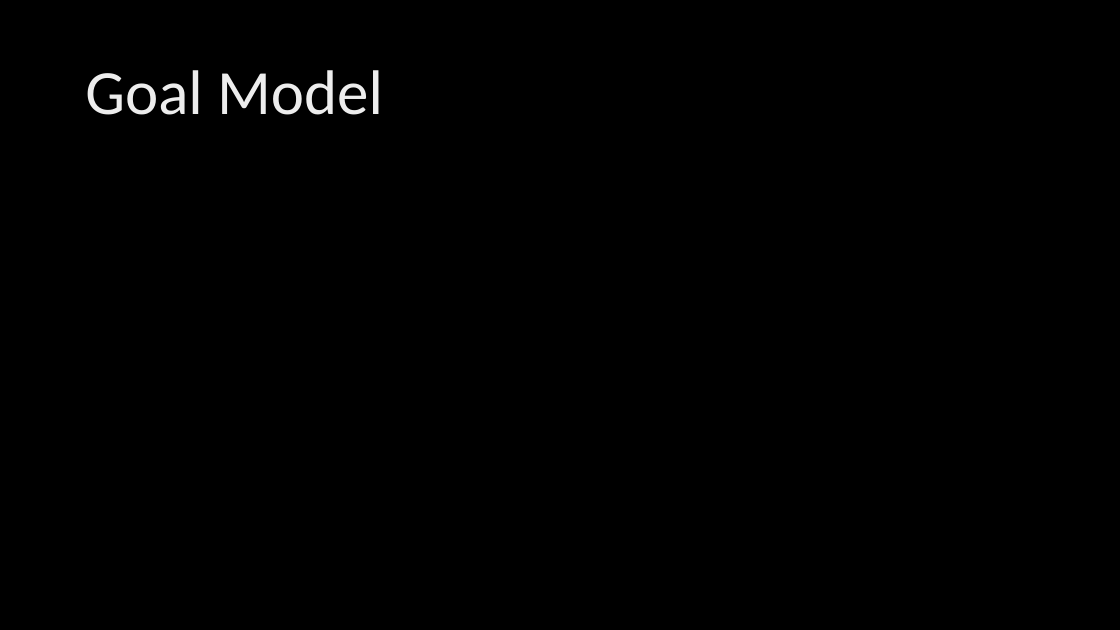
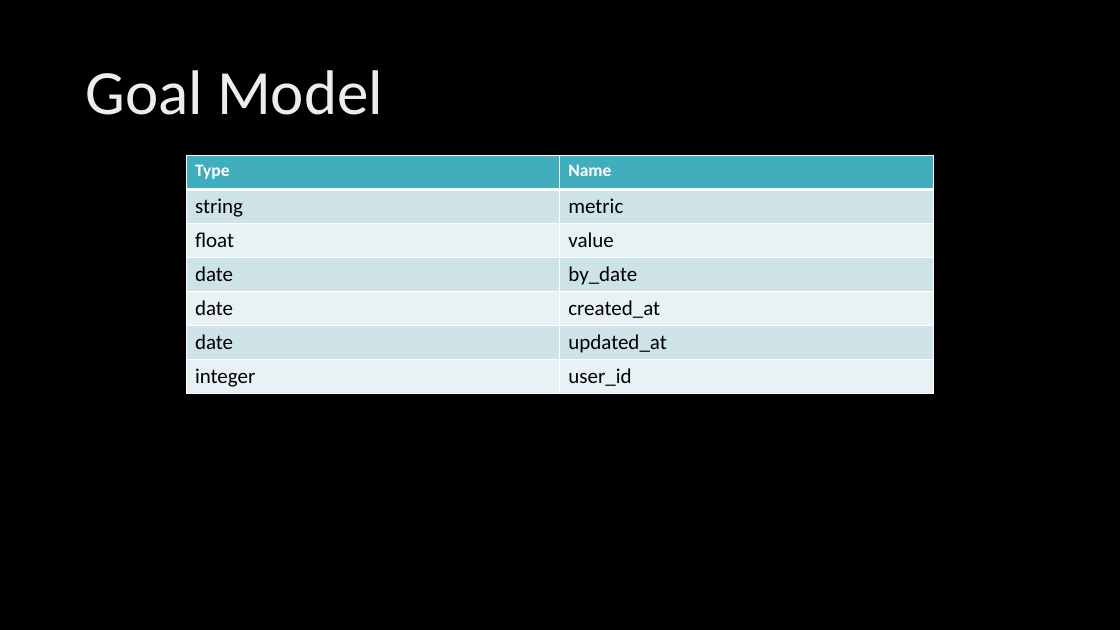
Before and after one commit to kylambouldin/CSE3901-FinalProject, a slide deck: slide 10 of Presentation.pptx. Drawn at 1120x630 pixels with LibreOffice and Linux fonts; fonts in the diff are those of the drawing; background and template pictures are left out. Boxes give left, top, right and bottom in pixels: in the first picture for what was removed or moved away, otherwise in the second. Text is boxed around its words. In the diff, an @@ line names an element or a change of style, - is before the commit and + after.

Commit message:
model slides

```diff
--- a/Presentation.pptx
+++ b/Presentation.pptx
@@ table added at (187, 155, 933, 394), 7 rows, 2 columns @@
+Type | Name
+string | metric
+float | value
+date | by_date
+date | created_at
+date | updated_at
+integer | user_id
```
Also in this commit, not shown: 2 other slides changed.
